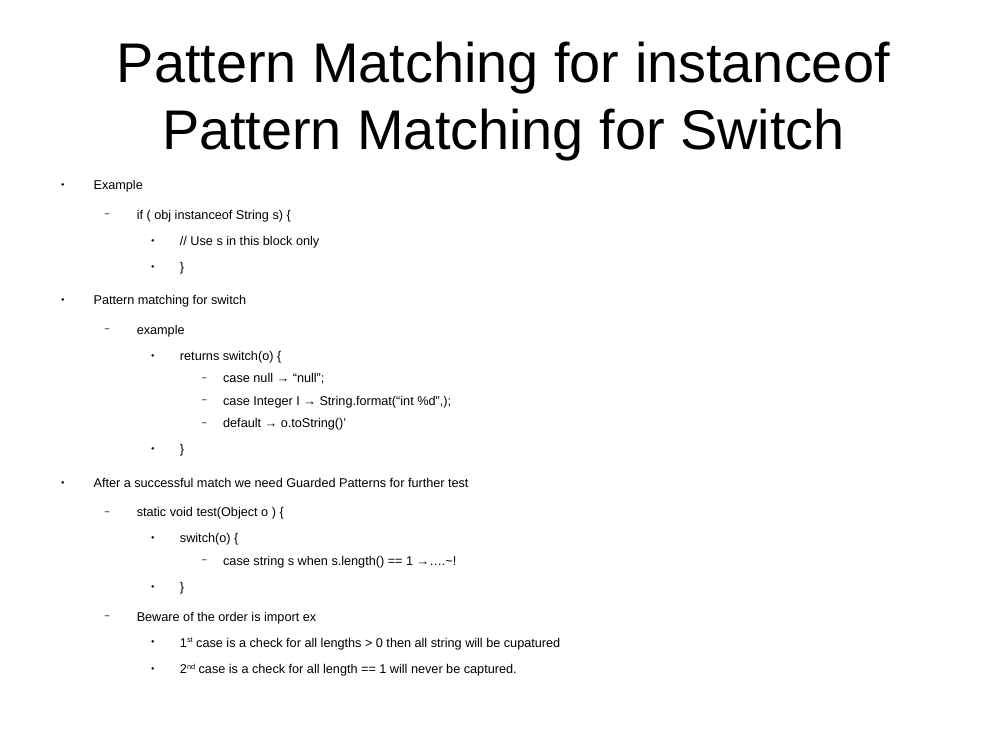
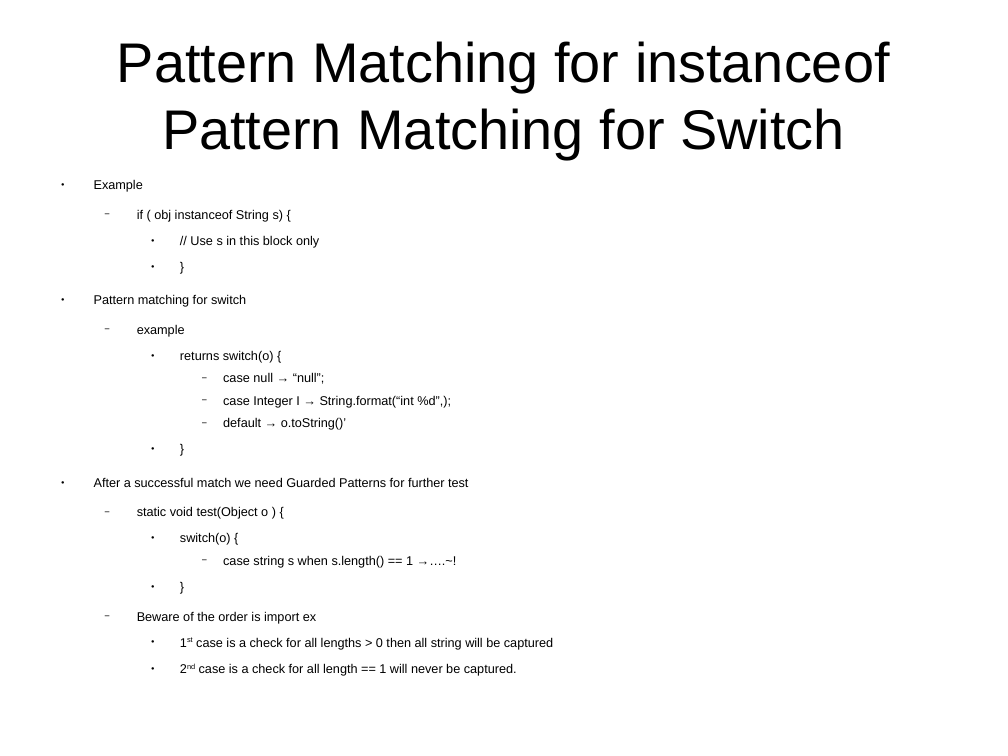
Before and after one commit to CharlesStockman/notesFromCourses, a slide deck: slide 36 of java/core/01_core.odp. Drawn at 1008x756 pixels with LibreOffice and Linux fonts; fonts in the diff are those of the drawing. Boxes give left, top, right and bottom in pixels: in the first picture for what was removed or moved away, otherwise in the second. Text is boxed around its words. In the diff, an @@ line names an element or a change of style, - is before the commit and + after.

```diff
--- a/java/core/01_core.odp
+++ b/java/core/01_core.odp
@@ text at [196,637,553,650]: text changed @@
-    ● 1st case is a check for all lengths > 0 then all string will be cupatured
+    ● 1st case is a check for all lengths > 0 then all string will be captured
```
Also in this commit, not shown: 5 other slides changed, 3 slides added, 31 other files.
